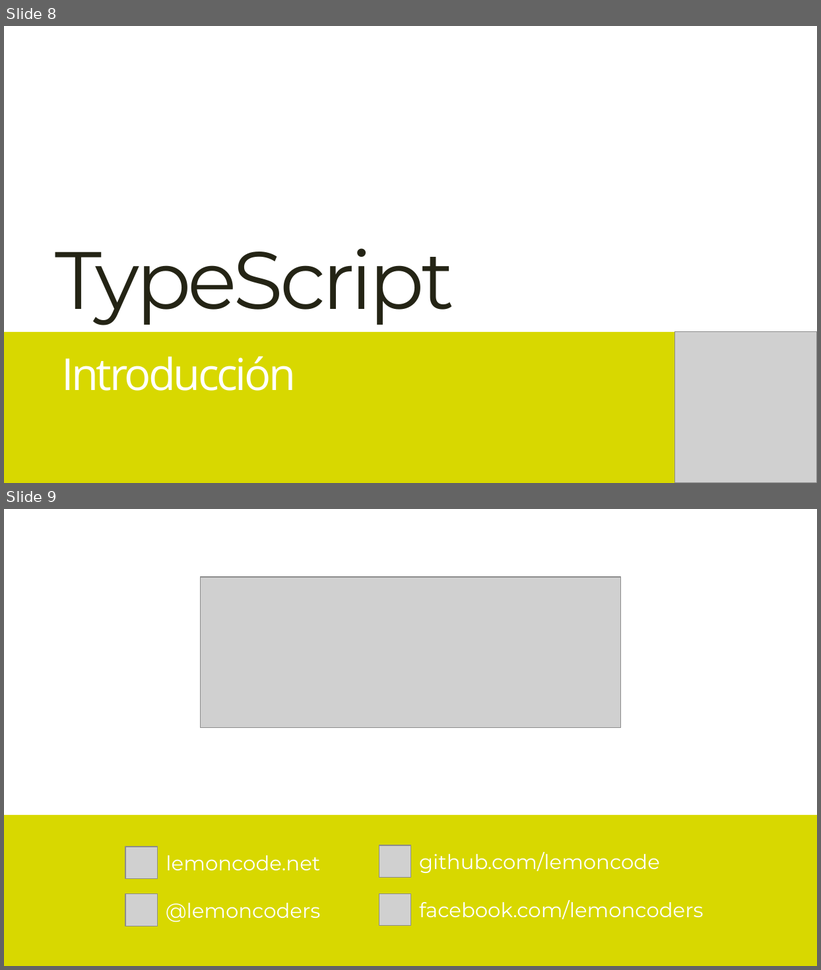
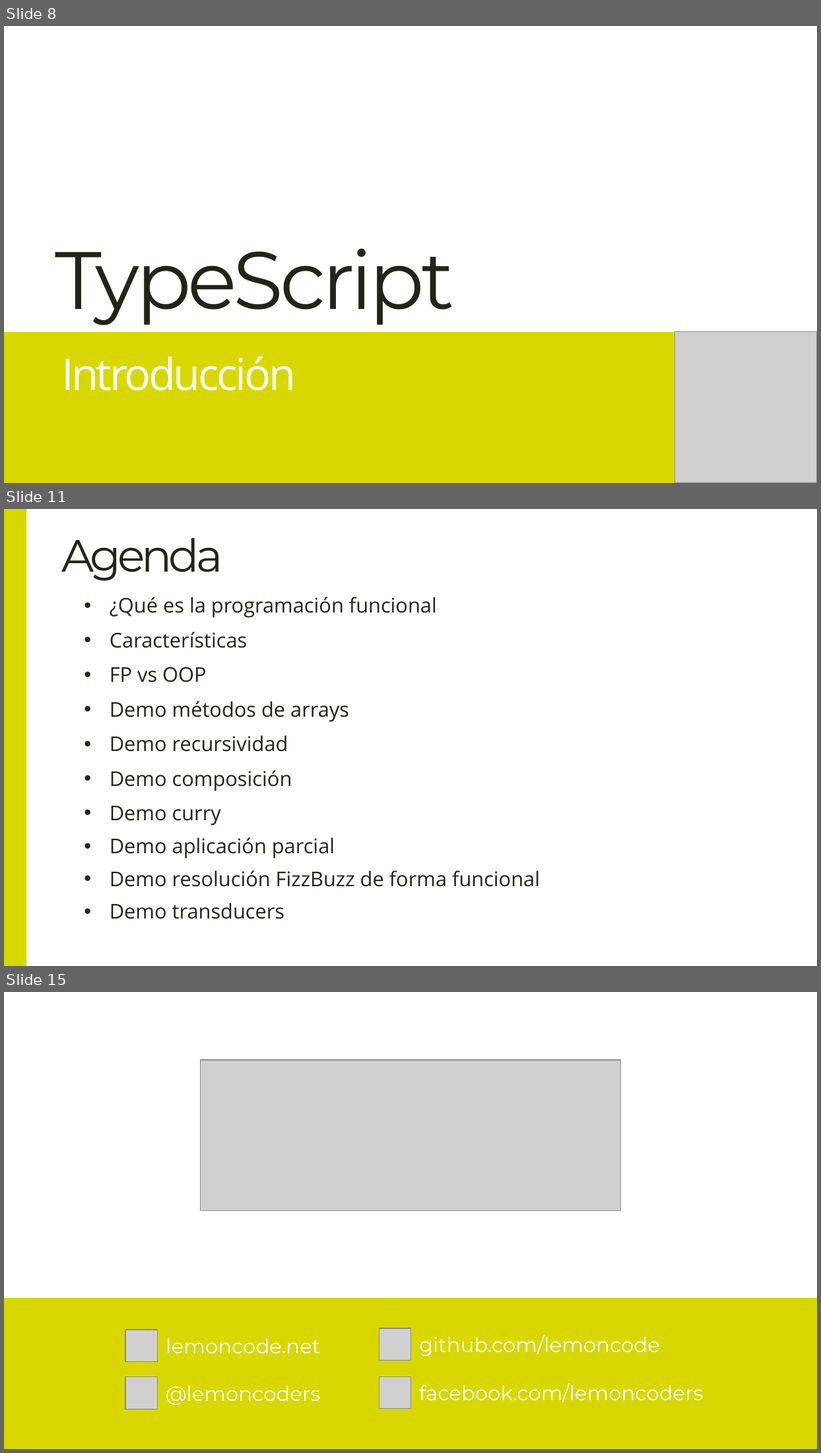
Before and after one commit to Lemoncode/language-sessions, a slide deck: 00 teoría/Language Sessions.pptx. Shown one above the other, each under a label of ours: slides 8 and 9 before the commit, slides 8, 11 and 15 after it; the slides between them are not shown. The pictures are 821x970 and 821x1453 pixels, drawn with LibreOffice and Linux fonts; fonts in the diff are those of the drawing; grey boxes stand for pictures. Boxes give left, top, right and bottom in pixels: in the first picture for what was removed or moved away, otherwise in the second. Text is boxed around its words. In the diff, an @@ line names an element or a change of style, - is before the commit and + after.

```diff
--- a/00 teoría/Language Sessions.pptx
+++ b/00 teoría/Language Sessions.pptx
@@ slide 11 added at (4, 509, 817, 966), background #FFFFFF @@
@@ rectangle added at (4, 509, 26, 966), fill #D8D800 @@
@@ title added at (61, 538, 222, 581), 40 pt, text #242415 @@
+Agenda
@@ text added at (110, 597, 437, 618), 18 pt, text #242415 @@
+• ¿Qué es la programación funcional
@@ text added at (110, 632, 248, 648), 18 pt, text #242415 @@
+• Características
@@ text added at (110, 667, 207, 683), 18 pt, text #242415 @@
+• FP vs OOP
@@ text added at (110, 701, 349, 722), 18 pt, text #242415 @@
+• Demo métodos de arrays
@@ text added at (110, 735, 288, 752), 18 pt, text #242415 @@
+• Demo recursividad
@@ text added at (110, 770, 292, 791), 18 pt, text #242415 @@
+• Demo composición
@@ text added at (110, 806, 221, 826), 18 pt, text #242415 @@
+• Demo curry
@@ text added at (110, 838, 335, 859), 18 pt, text #242415 @@
+• Demo aplicación parcial
@@ text added at (110, 871, 540, 887), 18 pt, text #242415 @@
+• Demo resolución FizzBuzz de forma funcional
@@ text added at (110, 903, 284, 920), 18 pt, text #242415 @@
+• Demo transducers
@@ what was slide 9 is now slide 15 @@
```
Also in this commit, not shown: 5 other slides added, 7 other files.
